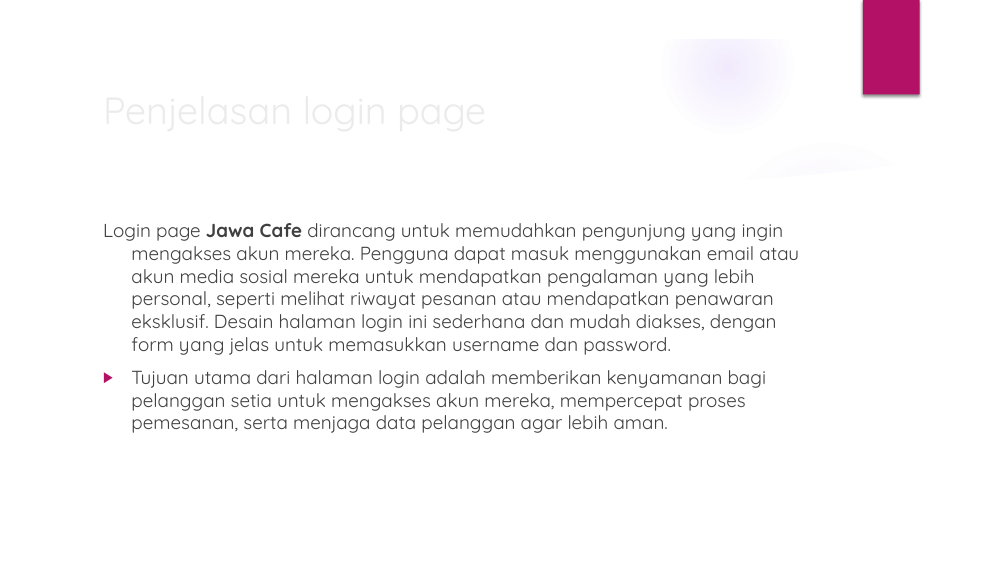
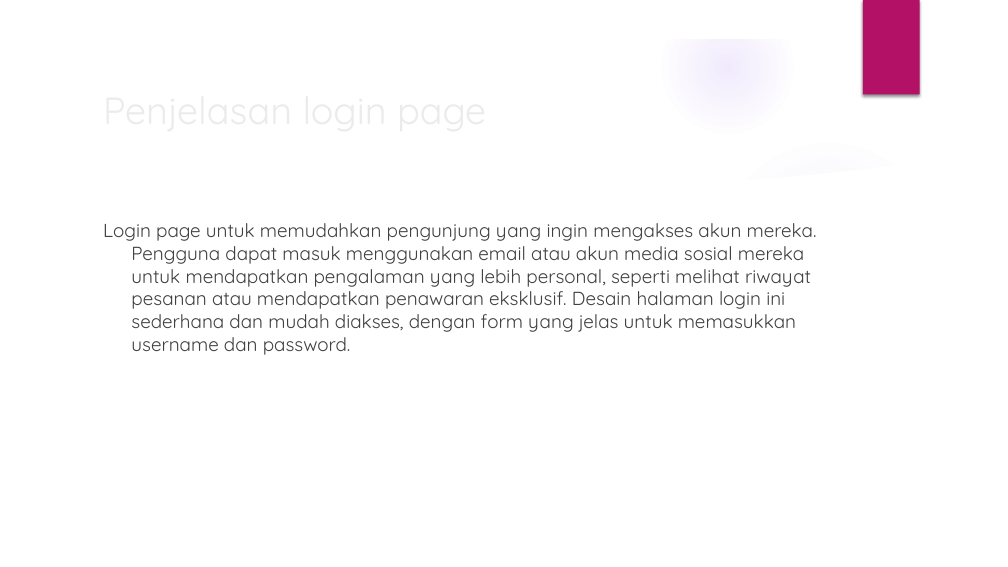
Before and after one commit to fadlan11234/kelompok4_projek, a slide deck: slide 8 of laporan ppt/kelompok4-xtjkt.pptx. Drawn at 1008x567 pixels with LibreOffice and Linux fonts; fonts in the diff are those of the drawing; background and template pictures are left out. Boxes give left, top, right and bottom in pixels: in the first picture for what was removed or moved away, otherwise in the second. Text is boxed around its words. In the diff, an @@ line names an element or a change of style, - is before the commit and + after.

```diff
--- a/laporan ppt/kelompok4-xtjkt.pptx
+++ b/laporan ppt/kelompok4-xtjkt.pptx
@@ text at (131,223,817,355): text changed @@
-Login page Jawa Cafe dirancang untuk memudahkan pengunjung yang ingin mengakses akun mereka. Pengguna dapat masuk menggunakan email atau akun media sosial mereka untuk mendapatkan pengalaman yang lebih personal, seperti melihat riwayat pesanan atau mendapatkan penawaran eksklusif. Desain halaman login ini sederhana dan mudah diakses, dengan form yang jelas untuk memasukkan username dan password.
-▶ Tujuan utama dari halaman login adalah memberikan kenyamanan bagi pelanggan setia untuk mengakses akun mereka, mempercepat proses pemesanan, serta menjaga data pelanggan agar lebih aman.
+Login page untuk memudahkan pengunjung yang ingin mengakses akun mereka. Pengguna dapat masuk menggunakan email atau akun media sosial mereka untuk mendapatkan pengalaman yang lebih personal, seperti melihat riwayat pesanan atau mendapatkan penawaran eksklusif. Desain halaman login ini sederhana dan mudah diakses, dengan form yang jelas untuk memasukkan username dan password.
```
Also in this commit, not shown: 2 other slides changed, 6 slides added, 1 other file.
